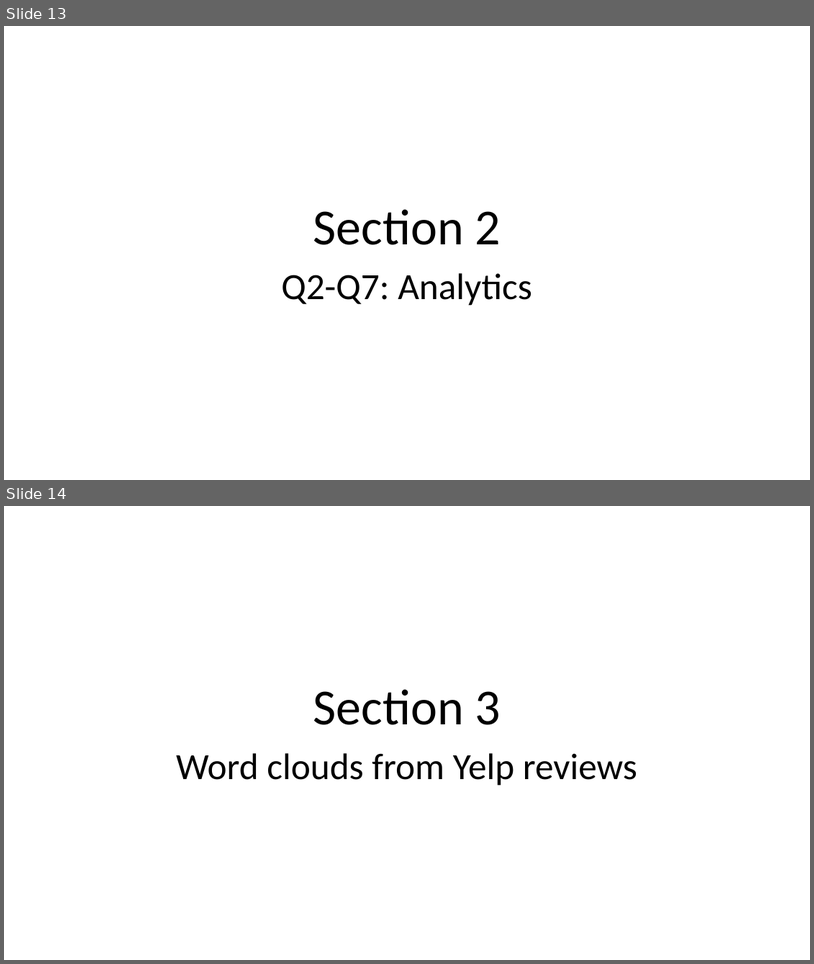
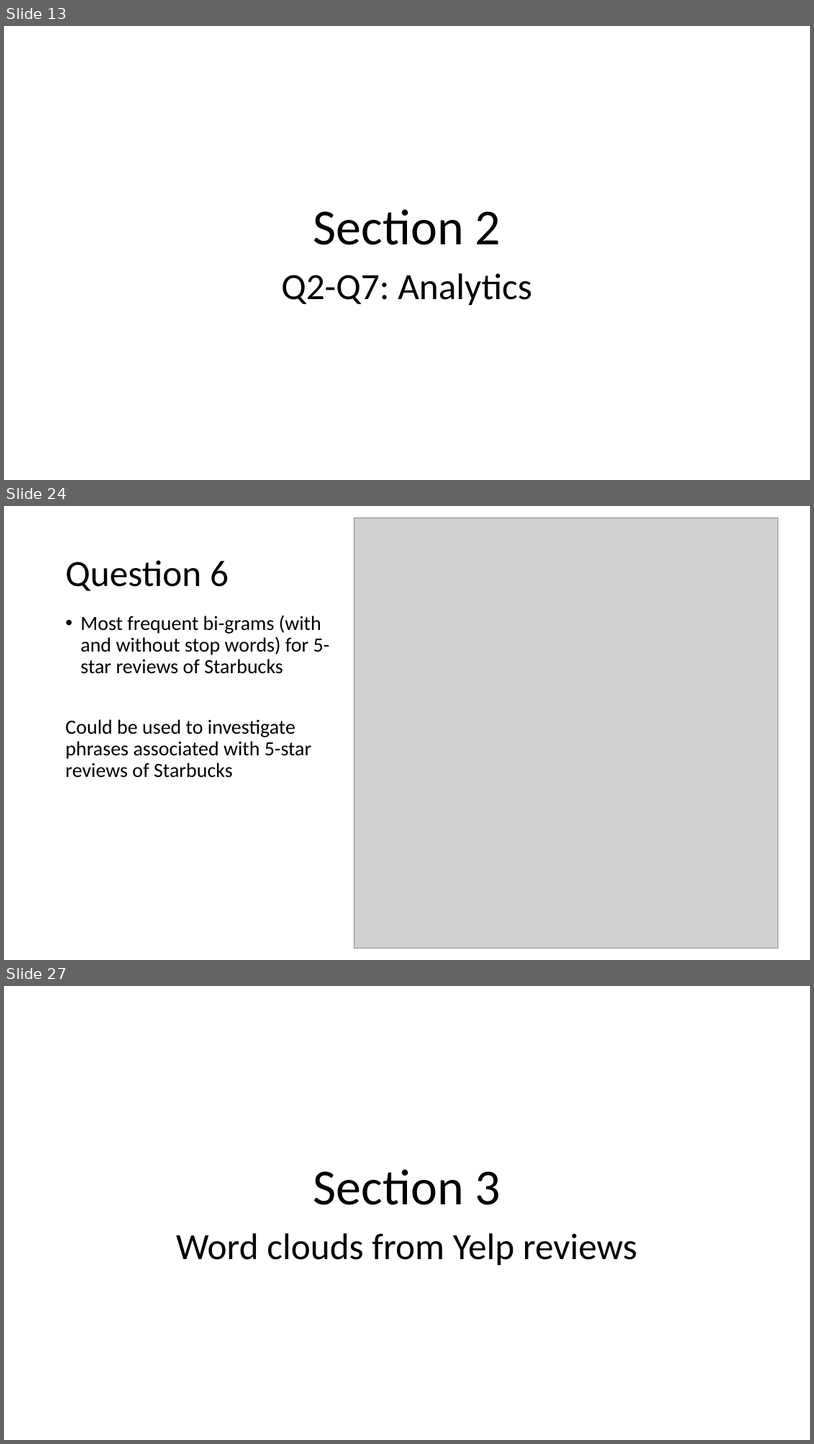
Before and after one commit to stepan-o/lift, a slide deck: presentations/Yelp_dataset_results.pptx. Shown one above the other, each under a label of ours: slides 13 and 14 before the commit, slides 13, 24 and 27 after it; the slides between them are not shown. The pictures are 814x964 and 814x1444 pixels, drawn with LibreOffice and Linux fonts; fonts in the diff are those of the drawing; grey boxes stand for pictures. Boxes give left, top, right and bottom in pixels: in the first picture for what was removed or moved away, otherwise in the second. Text is boxed around its words. In the diff, an @@ line names an element or a change of style, - is before the commit and + after.

```diff
--- a/presentations/Yelp_dataset_results.pptx
+++ b/presentations/Yelp_dataset_results.pptx
@@ slide 24 added at [4,506,810,960], background #FFFFFF @@
@@ picture added at [354,518,778,948] @@
@@ title added at [65,560,229,591], 44 pt, text #000000 @@
+Question 6
@@ text added at [65,615,330,777], 24 pt, text #000000 @@
+• Most frequent bi-grams (with and without stop words) for 5-star reviews of Starbucks
+Could be used to investigate phrases associated with 5-star reviews of Starbucks
@@ what was slide 14 is now slide 27 @@
```
Also in this commit, not shown: 1 slide changed, 13 other slides added, 1 slide removed.
